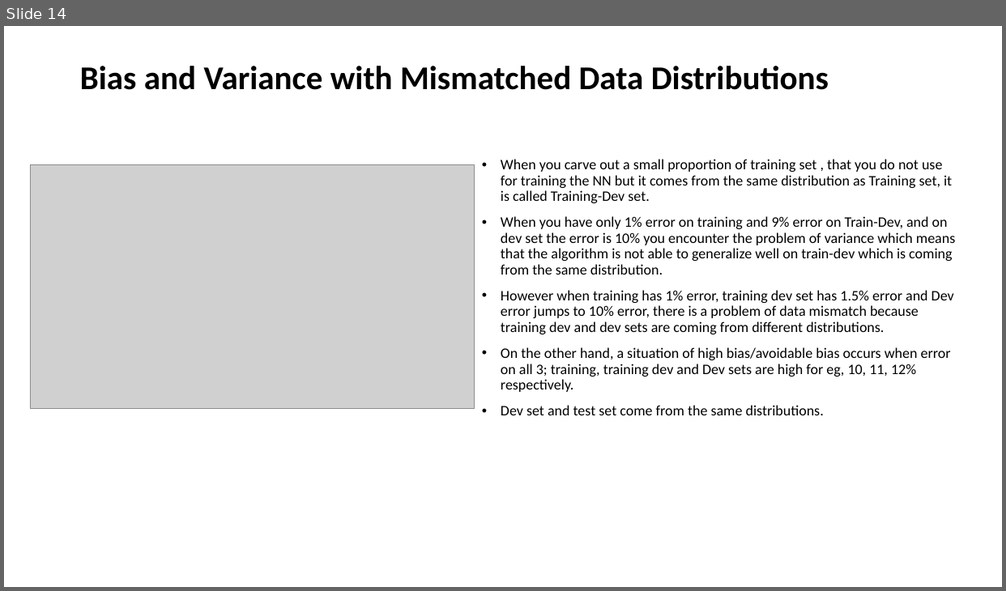
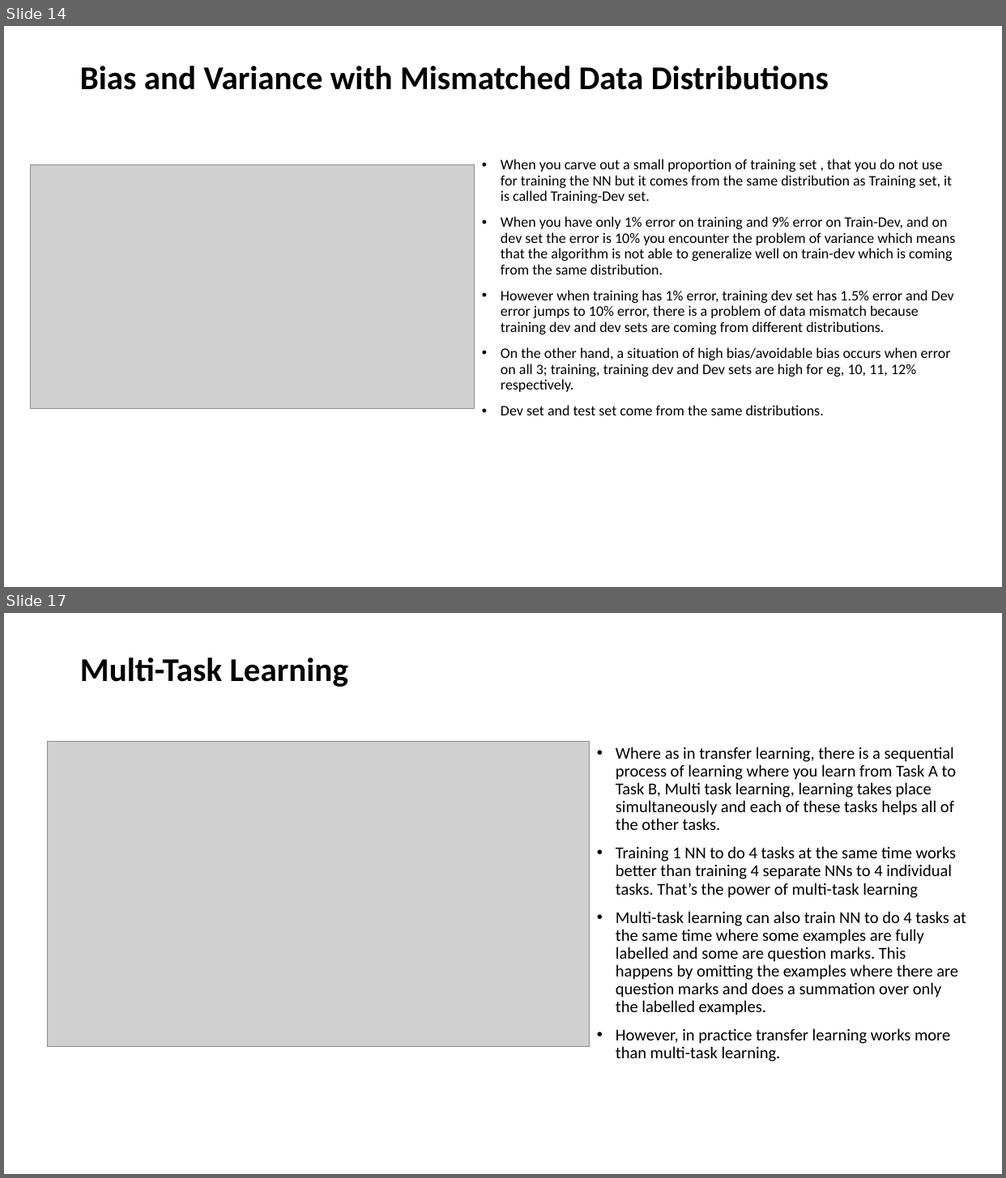
Before and after one commit to ankitadhawan05/Deep-Learning-Coursera-Notes, a slide deck: Course 3 Structuring ML Projects.pptx. Shown one above the other, each under a label of ours: slide 14 before the commit, slides 14 and 17 after it; the slides between them are not shown. The pictures are 1006x591 and 1006x1178 pixels, drawn with LibreOffice and Linux fonts; fonts in the diff are those of the drawing; grey boxes stand for pictures. Boxes give left, top, right and bottom in pixels: in the first picture for what was removed or moved away, otherwise in the second. Text is boxed around its words. In the diff, an @@ line names an element or a change of style, - is before the commit and + after.

```diff
--- a/Course 3 Structuring ML Projects.pptx
+++ b/Course 3 Structuring ML Projects.pptx
@@ slide 17 added at <box>4,613,1002,1174</box>, background #FFFFFF @@
@@ title added at <box>80,658,348,687</box>, 32 pt, text #000000, bold @@
+Multi-Task Learning
@@ picture added at <box>48,742,590,1046</box> @@
@@ text added at <box>616,747,966,1062</box>, 16 pt, text #000000 @@
+• Where as in transfer learning, there is a sequential process of learning where you learn from Task A to Task B, Multi task learning, learning takes place simultaneously and each of these tasks helps all of the other tasks.
+• Training 1 NN to do 4 tasks at the same time works better than training 4 separate NNs to 4 individual tasks. That’s the power of multi-task learning
+• Multi-task learning can also train NN to do 4 tasks at the same time where some examples are fully labelled and some are question marks. This happens by omitting the examples where there are question marks and does a summation over only the labelled examples.
+• However, in practice transfer learning works more than multi-task learning.
```
Also in this commit, not shown: 1 slide changed, 3 other slides added.
